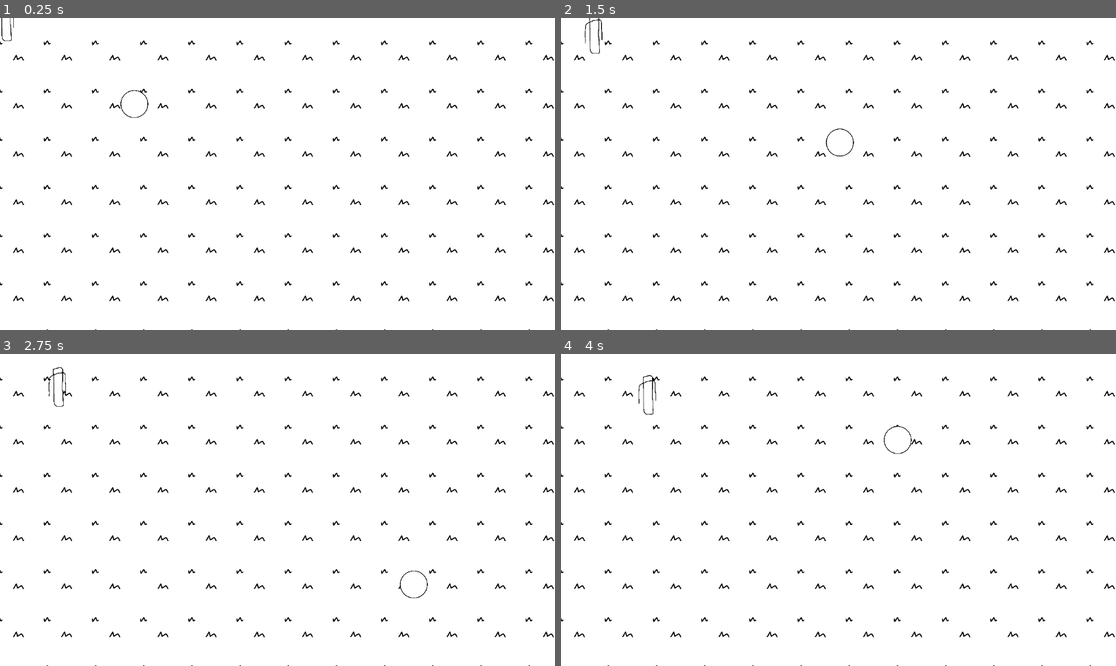
Above: before the commit, frames 1-4 (two rows, left to right).
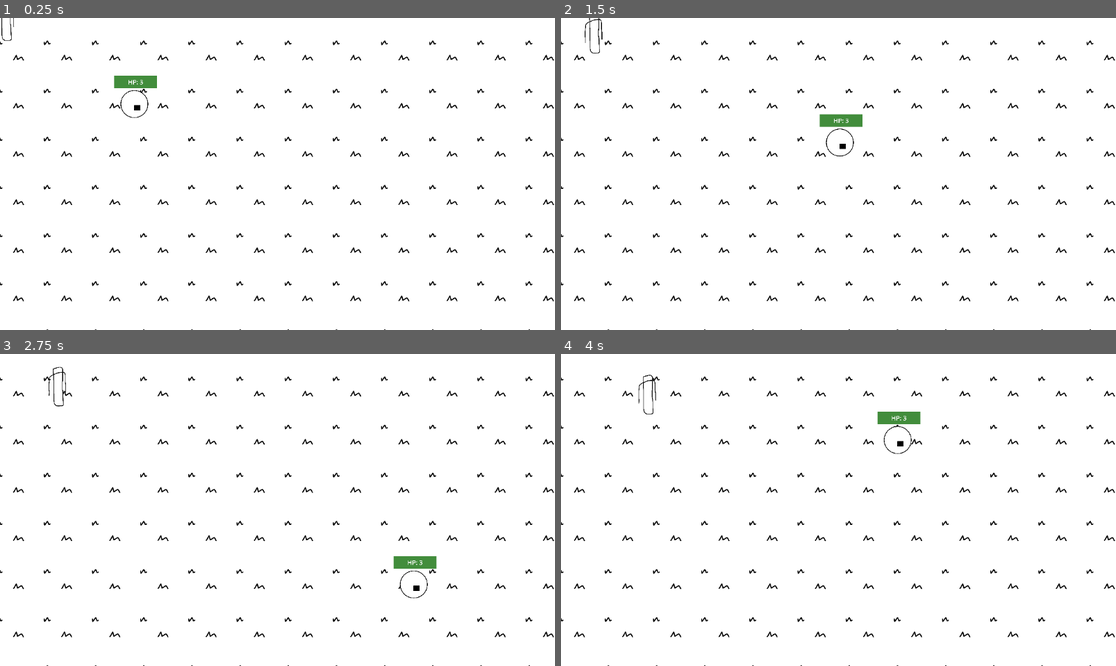
Above: after the commit, the same moments.

Repository: limxuankai/CDA_GAME
Game: Godot game, scene res://world.tscn
Same seed, same stepped clock (60 frames per second), same inputs: the game is played once before the commit and once after it. Before the commit the project has no main scene; this scene is started directly in both runs.
Inputs:
- Up to frame 1 (0.25 s): no input
- Up to frame 2 (1.5 s): tap Enter at 0.5 s; hold D (right) 0.53-1.28 s; hold S (down) from 1.28 s (still down)
- Up to frame 3 (2.75 s): release S (down) at 2.03 s; hold D (right) from 2.03 s (still down)
- Up to frame 4 (4 s): release D (right) at 2.78 s; hold W (up) 2.78-3.53 s; hold A (left) from 3.53 s (still down)

The runs differ from the first frame. In frame 1, 0.3% of the frame differs, in the area x 0-29%, y 0-30%; in frame 2, 0.4%, in the area x 4-55%, y 0-43%; in frame 3, 0.4%; in frame 4, 0.4%.

Commit message:
HP Bar Added

Diff:
--- a/code/enemy.tscn
+++ b/code/enemy.tscn
@@ -10,20 +10,20 @@
 [sub_resource type="RectangleShape2D" id="RectangleShape2D_iifgy"]
 size = Vector2(38, 158)
 
-[node name="enemy" type="CharacterBody2D"]
+[node name="enemy" type="CharacterBody2D" unique_id=1807068987]
 scale = Vector2(0.5, 0.5)
 script = ExtResource("1_4gyqm")
 
-[node name="Sprite2D" type="Sprite2D" parent="."]
+[node name="Sprite2D" type="Sprite2D" parent="." unique_id=383288026]
 scale = Vector2(0.4, 0.4)
 texture = ExtResource("2_qi2p4")
 
-[node name="CollisionShape2D" type="CollisionShape2D" parent="."]
+[node name="CollisionShape2D" type="CollisionShape2D" parent="." unique_id=2135959337]
 position = Vector2(4, 4)
 scale = Vector2(0.5, 0.5)
 shape = SubResource("RectangleShape2D_7k104")
 
-[node name="hitbox" parent="." instance=ExtResource("3_qi2p4")]
+[node name="hitbox" parent="." unique_id=469629053 instance=ExtResource("3_qi2p4")]
 
 [node name="CollisionShape2D" parent="hitbox" index="0"]
 position = Vector2(5, 3)
--- a/code/player.gd
+++ b/code/player.gd
@@ -1,11 +1,19 @@
 extends CharacterBody2D
 
 var SPEED = 400.0
-var HP = 3
+const MAX_HP = 3
+var HP = MAX_HP
 
 func _ready():
 	add_to_group("player")
+	update_health_ui()
+	$"Health Bar".max_value = MAX_HP
 	$hurtbox.hurt.connect(_on_hit)
+
+
+func update_health_ui():
+	$"Health Bar/Health Label".text = "HP: %s" % HP
+	$"Health Bar".value = HP
 
 func _on_hit(damage):
 	HP -= damage
@@ -13,6 +21,7 @@
 	if HP < 1:
 		print("lose")
 		call_deferred("_restart_game")
+	update_health_ui()
 
 func _restart_game():
 	get_tree().reload_current_scene()
--- a/code/player.tscn
+++ b/code/player.tscn
@@ -1,8 +1,9 @@
-[gd_scene load_steps=6 format=3 uid="uid://b4nl7g48xkxsh"]
+[gd_scene format=3 uid="uid://b4nl7g48xkxsh"]
 
 [ext_resource type="Script" uid="uid://c3u5w6wyg2bnt" path="res://player.gd" id="1_onrkg"]
 [ext_resource type="Texture2D" uid="uid://n4k6fpyfuk4p" path="res://plauer.png" id="2_i3pqv"]
 [ext_resource type="PackedScene" uid="uid://ciob4plo40dkc" path="res://hurtbox.tscn" id="3_i3pqv"]
+[ext_resource type="PackedScene" uid="uid://cx3kn085ygnru" path="res://projectile.tscn" id="4_hqtel"]
 
 [sub_resource type="CircleShape2D" id="CircleShape2D_4flbx"]
 radius = 252.28555
@@ -10,23 +11,51 @@
 [sub_resource type="CircleShape2D" id="CircleShape2D_hqtel"]
 radius = 138.0
 
-[node name="player" type="CharacterBody2D"]
+[sub_resource type="StyleBoxFlat" id="StyleBoxFlat_i3pqv"]
+bg_color = Color(0.64266455, 0.1471225, 0.12586632, 1)
+
+[sub_resource type="StyleBoxFlat" id="StyleBoxFlat_hqtel"]
+bg_color = Color(0.25848994, 0.55185014, 0.2349875, 1)
+
+[node name="player" type="CharacterBody2D" unique_id=599708524]
 position = Vector2(278, 181)
 scale = Vector2(0.2, 0.2)
 script = ExtResource("1_onrkg")
 
-[node name="Sprite2D" type="Sprite2D" parent="."]
+[node name="Sprite2D" type="Sprite2D" parent="." unique_id=1763784007]
 texture = ExtResource("2_i3pqv")
 
-[node name="CollisionShape2D" type="CollisionShape2D" parent="."]
+[node name="CollisionShape2D" type="CollisionShape2D" parent="." unique_id=183306539]
 position = Vector2(4, -10)
 scale = Vector2(0.5, 0.5)
 shape = SubResource("CircleShape2D_4flbx")
 
-[node name="hurtbox" parent="." instance=ExtResource("3_i3pqv")]
+[node name="hurtbox" parent="." unique_id=1820132388 instance=ExtResource("3_i3pqv")]
 
 [node name="CollisionShape2D" parent="hurtbox" index="0"]
 position = Vector2(2, -12)
 shape = SubResource("CircleShape2D_hqtel")
 
+[node name="Health Bar" type="ProgressBar" parent="." unique_id=409558981]
+offset_left = -205.0
+offset_top = -305.0
+offset_right = 240.0
+offset_bottom = -175.0
+theme_override_styles/background = SubResource("StyleBoxFlat_i3pqv")
+theme_override_styles/fill = SubResource("StyleBoxFlat_hqtel")
+max_value = 3.0
+show_percentage = false
+
+[node name="Health Label" type="Label" parent="Health Bar" unique_id=842825624]
+layout_mode = 0
+offset_left = 29.999998
+offset_top = 19.999996
+offset_right = 415.0
+offset_bottom = 110.0
+theme_override_font_sizes/font_size = 64
+text = "HP:"
+horizontal_alignment = 1
+
+[node name="projectile" parent="." unique_id=1162195032 instance=ExtResource("4_hqtel")]
+
 [editable path="hurtbox"]
--- a/code/project.godot
+++ b/code/project.godot
@@ -8,10 +8,15 @@
 
 config_version=5
 
+[animation]
+
+compatibility/default_parent_skeleton_in_mesh_instance_3d=true
+
 [application]
 
 config/name="code"
-config/features=PackedStringArray("4.5", "Forward Plus")
+run/main_scene="uid://pp75gpkxo7td"
+config/features=PackedStringArray("4.6", "Forward Plus")
 config/icon="res://icon.svg"
 
 [input]
@@ -36,3 +41,8 @@
 "events": [Object(InputEventKey,"resource_local_to_scene":false,"resource_name":"","device":-1,"window_id":0,"alt_press …(192 unchanged characters)…
 ]
 }
+shoot={
+"deadzone": 0.2,
+"events": [Object(InputEventMouseButton,"resource_local_to_scene":false,"resource_name":"","device":-1,"window_id":0,"alt_pressed":false,"shift_pressed":false,"ctrl_pressed":false,"meta_pressed":false,"button_mask":0,"position":Vector2(0, 0),"global_position":Vector2(0, 0),"factor":1.0,"button_index":1,"canceled":false,"pressed":false,"double_click":false,"script":null)
+]
+}
--- /dev/null
+++ b/code/projectile.gd
@@ -0,0 +1,31 @@
+extends Node2D
+
+
+"""
+var level = 1
+var hp = 1
+var speed = 100
+var damage = 1
+var attack_size = 1.0
+
+var target = Vector2.ZERO
+var angle = Vector2.ZERO
+
+@onready var player = get_tree().get_first_node_in_group("player")
+@onready var enemy = get_tree().get_first_node_in_group("enemy")
+
+func _ready():
+	angle = global_position.direction_to(target)
+	rotation = angle.angle() + deg_to_rad(135)
+	match level:
+		1:
+			hp = 1
+			speed = 100
+			damage =  1
+			attack_size= 1
+
+func _physics_process(delta: float) -> void:
+	var direction = global_position.direction_to(player.global_position)
+	var velocity = angle * speed
+	move_and_slide()
+"""
--- /dev/null
+++ b/code/projectile.tscn
@@ -0,0 +1,21 @@
+[gd_scene format=3 uid="uid://cx3kn085ygnru"]
+
+[ext_resource type="Script" uid="uid://detucwjkqavsj" path="res://projectile.gd" id="1_qxf0c"]
+[ext_resource type="Texture2D" uid="uid://d1rq0167usxnb" path="res://projectile.png" id="2_dgwo2"]
+
+[sub_resource type="RectangleShape2D" id="RectangleShape2D_sxmqc"]
+size = Vector2(62, 60)
+
+[node name="projectile" type="Node2D" unique_id=274380989]
+script = ExtResource("1_qxf0c")
+
+[node name="Sprite2D" type="Sprite2D" parent="." unique_id=38231083]
+position = Vector2(32, 28)
+scale = Vector2(6.292501, 5.5422616)
+texture = ExtResource("2_dgwo2")
+
+[node name="CollisionShape2D" type="CollisionShape2D" parent="." unique_id=698149220]
+position = Vector2(33, 28)
+shape = SubResource("RectangleShape2D_sxmqc")
+
+[node name="Timer" type="Timer" parent="." unique_id=1901158470]
--- a/code/world.tscn
+++ b/code/world.tscn
@@ -1,12 +1,12 @@
-[gd_scene load_steps=4 format=3 uid="uid://pp75gpkxo7td"]
+[gd_scene format=3 uid="uid://pp75gpkxo7td"]
 
 [ext_resource type="PackedScene" uid="uid://b4nl7g48xkxsh" path="res://player.tscn" id="1_fj7yv"]
 [ext_resource type="Texture2D" uid="uid://cu776px17dx2a" path="res://gass.png" id="1_tlwt5"]
 [ext_resource type="PackedScene" uid="uid://dpiwdnogs7rm4" path="res://enemy.tscn" id="2_tlwt5"]
 
-[node name="world" type="Node2D"]
+[node name="world" type="Node2D" unique_id=1547464380]
 
-[node name="Sprite2D" type="Sprite2D" parent="."]
+[node name="Sprite2D" type="Sprite2D" parent="." unique_id=322542945]
 texture_repeat = 2
 position = Vector2(859, 621)
 scale = Vector2(0.2, 0.2)
@@ -14,6 +14,7 @@
 region_enabled = true
 region_rect = Rect2(0, 0, 10926.586, 7034.8516)
 
-[node name="player" parent="." instance=ExtResource("1_fj7yv")]
+[node name="player" parent="." unique_id=1428906904 instance=ExtResource("1_fj7yv")]
 
-[node name="enemy" parent="." instance=ExtResource("2_tlwt5")]
+[node name="enemy" parent="." unique_id=1067155735 instance=ExtResource("2_tlwt5")]
+position = Vector2(0, -1)
Not shown: 1 places in code/enemy.tscn that only renumber resources
Not shown, added: code/projectile.gd.uid
Binary file added: code/projectile.png
Not shown, added: code/projectile.png.import
Not shown, changed: code/.gitignore
Not shown, added: code/projectile.tscn4972798522.tmp
Not shown, added: code/projectile.tscn4977654737.tmp
